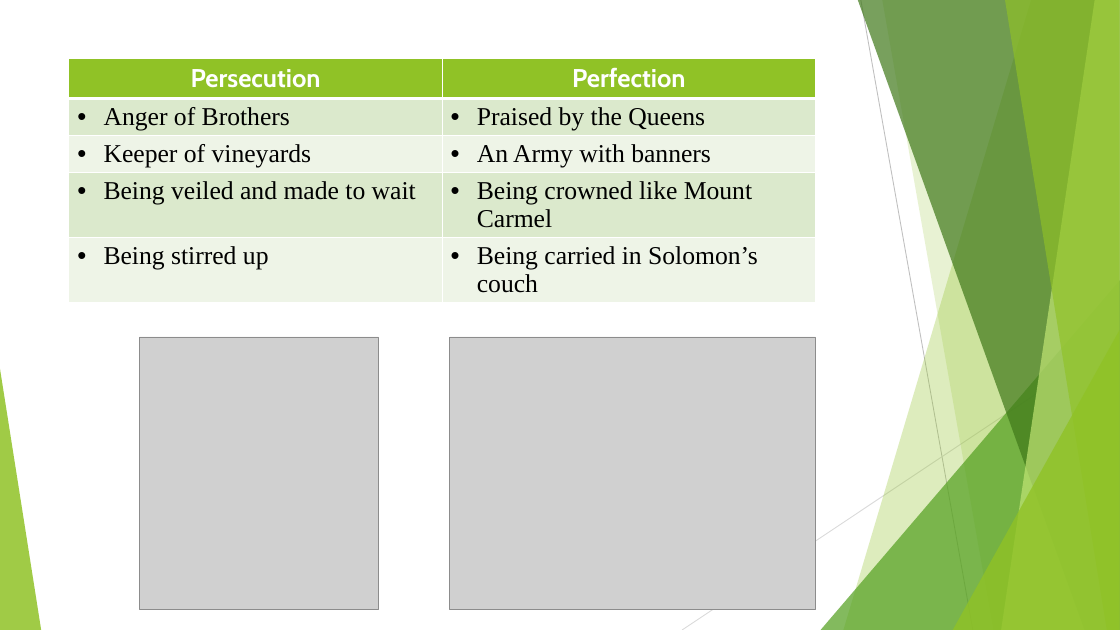
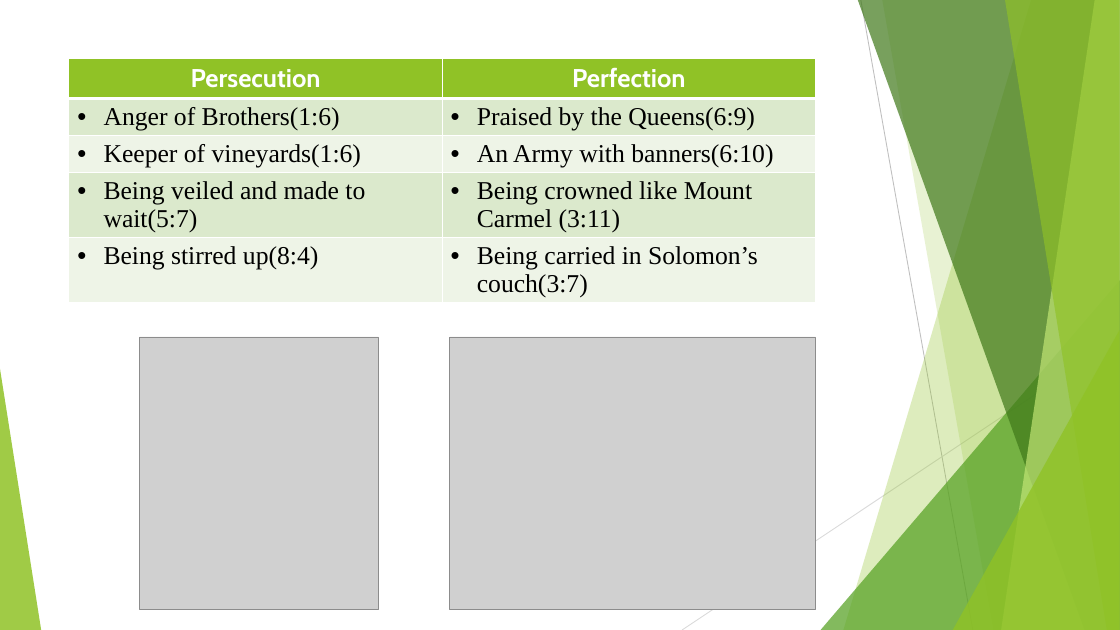
Before and after one commit to GOVARTHANAN123/Time, a slide deck: slide 3 of Singapore presentation_chapter3.pptx. Drawn at 1120x630 pixels with LibreOffice and Linux fonts; fonts in the diff are those of the drawing; grey boxes stand for pictures. Boxes give left, top, right and bottom in pixels: in the first picture for what was removed or moved away, otherwise in the second. Text is boxed around its words. In the diff, an @@ line names an element or a change of style, - is before the commit and + after.

```diff
--- a/Singapore presentation_chapter3.pptx
+++ b/Singapore presentation_chapter3.pptx
@@ table at (69,59,815,317) @@
-row 2, column 1: Anger of Brothers
+row 2, column 1: Anger of Brothers(1:6)
-row 2, column 2: Praised by the Queens
+row 2, column 2: Praised by the Queens(6:9)
-row 3, column 1: Keeper of vineyards
+row 3, column 1: Keeper of vineyards(1:6)
-row 3, column 2: An Army with banners
+row 3, column 2: An Army with banners(6:10)
-row 4, column 1: Being veiled and made to wait
+row 4, column 1: Being veiled and made to wait(5:7)
-row 4, column 2: Being crowned like Mount Carmel
+row 4, column 2: Being crowned like Mount Carmel (3:11)
-row 5, column 1: Being stirred up
+row 5, column 1: Being stirred up(8:4)
-row 5, column 2: Being carried in Solomon’s couch
+row 5, column 2: Being carried in Solomon’s couch(3:7)
```
Also in this commit, not shown: 4 other slides changed.
